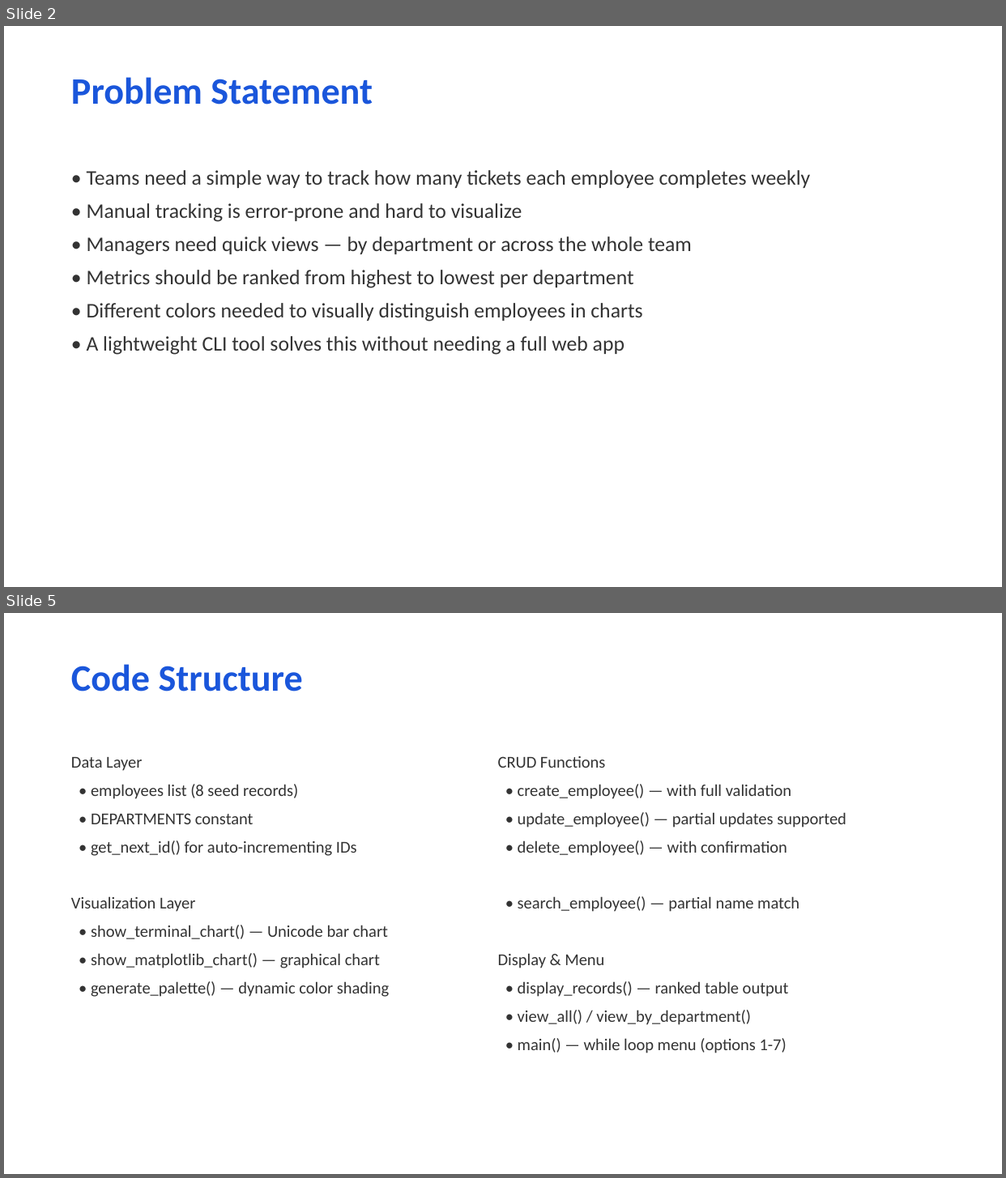
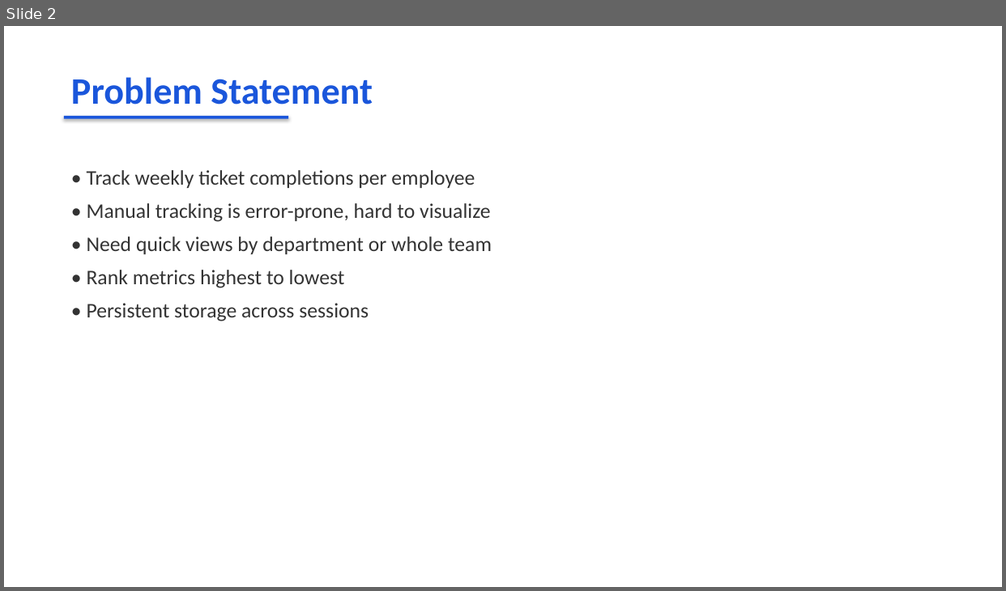
Before and after one commit to Belvah/employees-records-system, a slide deck: Employee_Records_System_Presentation.pptx. Shown one above the other, each under a label of ours: slides 2 and 5 before the commit, slide 2 after it; the slides between them are not shown. The pictures are 1006x1178 and 1006x591 pixels, drawn with LibreOffice and Linux fonts; fonts in the diff are those of the drawing. Boxes give left, top, right and bottom in pixels: in the first picture for what was removed or moved away, otherwise in the second. Text is boxed around its words. In the diff, an @@ line names an element or a change of style, - is before the commit and + after.

```diff
--- a/Employee_Records_System_Presentation.pptx
+++ b/Employee_Records_System_Presentation.pptx
@@ slide 5 removed at (x1=4, y1=613, x2=1002, y2=1174), background #FFFFFF @@
@@ text removed at (x1=71, y1=664, x2=303, y2=692) @@
-Code Structure
@@ text removed at (x1=71, y1=757, x2=389, y2=997) @@
-Data Layer
-• employees list (8 seed records)
-• DEPARTMENTS constant
-• get_next_id() for auto-incrementing IDs
-Visualization Layer
-• show_terminal_chart() — Unicode bar chart
-• show_matplotlib_chart() — graphical chart
-• generate_palette() — dynamic color shading
@@ text removed at (x1=498, y1=756, x2=846, y2=1054) @@
-CRUD Functions
-• create_employee() — with full validation
-• update_employee() — partial updates supported
-• delete_employee() — with confirmation
-• search_employee() — partial name match
-Display & Menu
-• display_records() — ranked table output
-• view_all() / view_by_department()
-• main() — while loop menu (options 1-7)
@@ slide 2 changed as well @@
@@ rectangle added at (x1=64, y1=116, x2=288, y2=119), fill #1A56DB @@
@@ text at (x1=87, y1=170, x2=492, y2=322): text changed @@
-• Teams need a simple way to track how many tickets each employee completes weekly
-• Manual tracking is error-prone and hard to visualize
-• Managers need quick views — by department or across the whole team
-• Metrics should be ranked from highest to lowest per department
-• Different colors needed to visually distinguish employees in charts
-• A lightweight CLI tool solves this without needing a full web app
+• Track weekly ticket completions per employee
+• Manual tracking is error-prone, hard to visualize
+• Need quick views by department or whole team
+• Rank metrics highest to lowest
+• Persistent storage across sessions
```
Also in this commit, not shown: 10 other slides changed, 5 slides added, 3 other slides removed, 8 other files.
